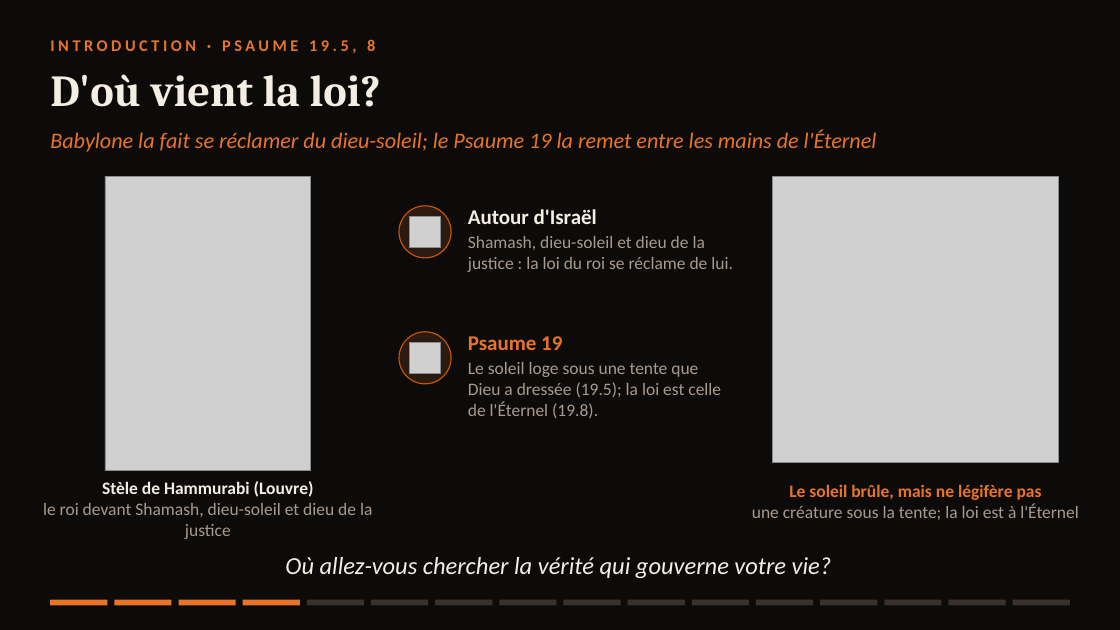
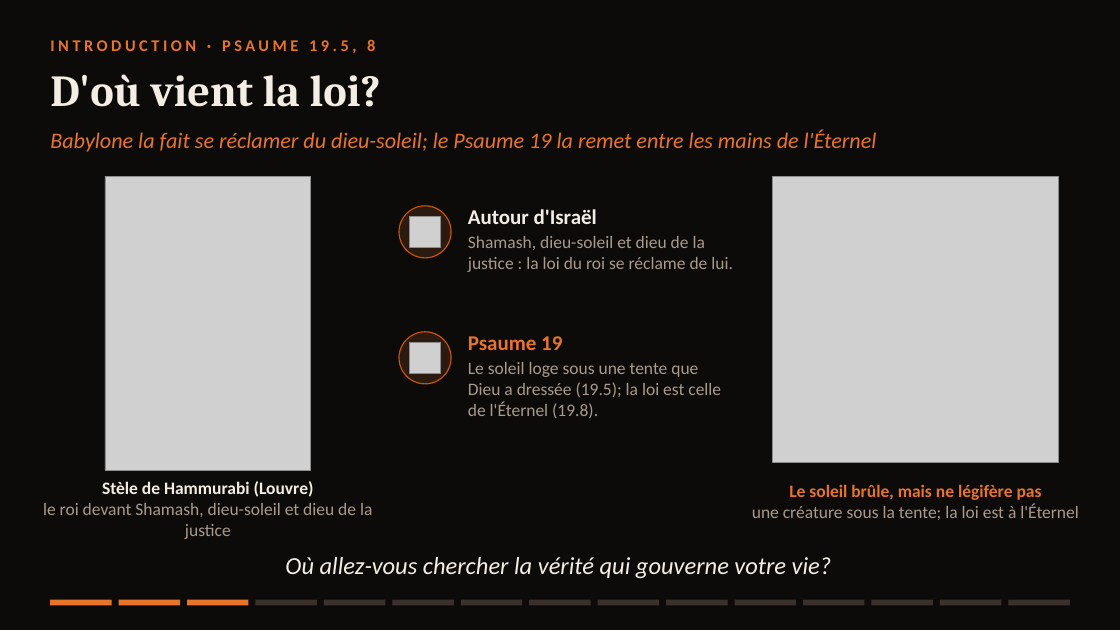
Before and after one commit to agbruneau/Prospection, a slide deck: slide 3 of Presentation-Psaume-19.pptx (slide 4 before the commit). Drawn at 1120x630 pixels with LibreOffice and Linux fonts; fonts in the diff are those of the drawing; grey boxes stand for pictures. Boxes give left, top, right and bottom in pixels: in the first picture for what was removed or moved away, otherwise in the second. Text is boxed around its words. In the diff, an @@ line names an element or a change of style, - is before the commit and + after.

```diff
--- a/Presentation-Psaume-19.pptx
+++ b/Presentation-Psaume-19.pptx
@@ rectangle: place and size @@
-rectangle at box(50, 600, 108, 606)
+rectangle at box(50, 600, 112, 606)
@@ rectangle: place and size @@
-rectangle at box(114, 600, 171, 606)
+rectangle at box(118, 600, 180, 606)
@@ rectangle: place and size @@
-rectangle at box(178, 600, 235, 606)
+rectangle at box(187, 600, 249, 606)
@@ rectangle: place and size @@
-rectangle at box(243, 600, 300, 606)
+rectangle at box(255, 600, 317, 606)
@@ rectangle at box(255, 600, 317, 606): fill #E8742A to #3A312C @@
@@ rectangle: place and size @@
-rectangle at box(307, 600, 364, 606)
+rectangle at box(324, 600, 386, 606)
@@ rectangle: place and size @@
-rectangle at box(371, 600, 429, 606)
+rectangle at box(392, 600, 454, 606)
@@ rectangle: place and size @@
-rectangle at box(435, 600, 492, 606)
+rectangle at box(461, 600, 523, 606)
@@ rectangle: place and size @@
-rectangle at box(499, 600, 556, 606)
+rectangle at box(529, 600, 591, 606)
@@ rectangle: place and size @@
-rectangle at box(564, 600, 621, 606)
+rectangle at box(598, 600, 660, 606)
@@ rectangle: place and size @@
-rectangle at box(628, 600, 685, 606)
+rectangle at box(666, 600, 728, 606)
@@ rectangle: place and size @@
-rectangle at box(692, 600, 749, 606)
+rectangle at box(735, 600, 797, 606)
@@ rectangle: place and size @@
-rectangle at box(756, 600, 813, 606)
+rectangle at box(803, 600, 865, 606)
@@ rectangle: place and size @@
-rectangle at box(820, 600, 877, 606)
+rectangle at box(872, 600, 933, 606)
@@ rectangle: place and size @@
-rectangle at box(885, 600, 942, 606)
+rectangle at box(940, 600, 1002, 606)
@@ rectangle: place and size @@
-rectangle at box(949, 600, 1006, 606)
+rectangle at box(1008, 600, 1070, 606)
@@ rectangle removed at box(1013, 600, 1070, 606) @@
```
Also in this commit, not shown: 14 other slides changed, 1 slide removed, 4 other files.
